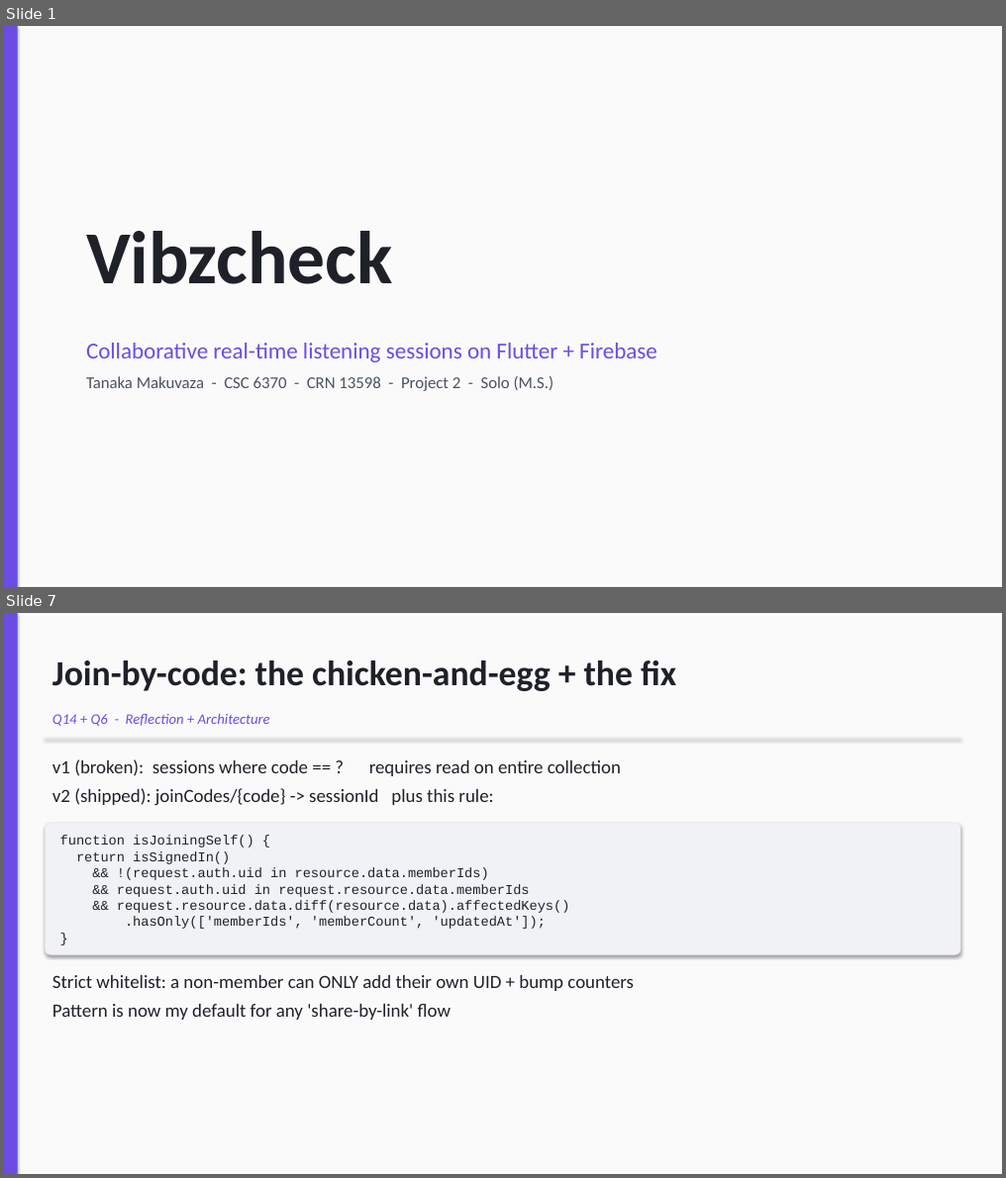
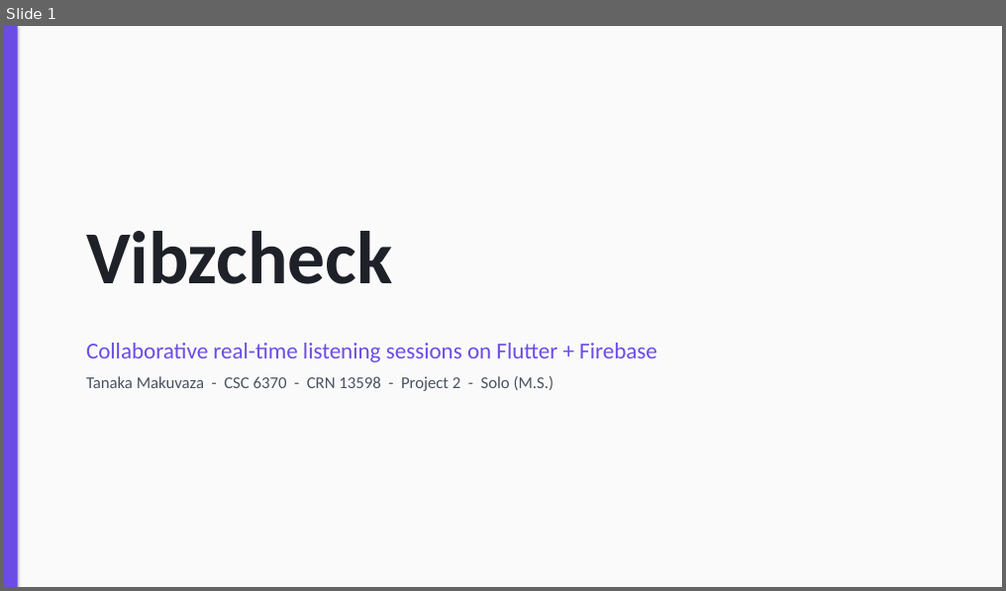
Before and after one commit to Tmaku18/vibzcheck-project2, a slide deck: submission/Vibzcheck_Presentation.pptx. Shown one above the other, each under a label of ours: slides 1 and 7 before the commit, slide 1 after it; the slides between them are not shown. The pictures are 1006x1178 and 1006x591 pixels, drawn with LibreOffice and Linux fonts; fonts in the diff are those of the drawing. Boxes give left, top, right and bottom in pixels: in the first picture for what was removed or moved away, otherwise in the second. Text is boxed around its words. In the diff, an @@ line names an element or a change of style, - is before the commit and + after.

Commit message:
docs(presentation): rewrite all slide text in plain conversational English while keeping important code examples (rules, transaction, index, error mapping)

```diff
--- a/submission/Vibzcheck_Presentation.pptx
+++ b/submission/Vibzcheck_Presentation.pptx
@@ slide 7 removed at (4, 613, 1002, 1174), background #FFFFFF @@
@@ rectangle removed at (4, 613, 1002, 1174) @@
@@ rectangle removed at (4, 613, 18, 1174) @@
@@ text removed at (53, 661, 676, 691) @@
-Join-by-code: the chicken-and-egg + the fix
@@ text removed at (53, 714, 270, 726) @@
-Q14 + Q6 - Reflection + Architecture
@@ line removed from (46, 738) to (960, 738) @@
@@ text removed at (53, 760, 621, 806) @@
-v1 (broken): sessions where code == ? requires read on entire collection
-v2 (shipped): joinCodes/{code} -> sessionId plus this rule:
@@ rounded rectangle removed at (46, 823, 960, 956) @@
-function isJoiningSelf() {
-return isSignedIn()
-&& !(request.auth.uid in resource.data.memberIds)
-&& request.auth.uid in request.resource.data.memberIds
-&& request.resource.data.diff(resource.data).affectedKeys()
-.hasOnly(['memberIds', 'memberCount', 'updatedAt']);
-}
@@ text removed at (53, 975, 634, 1020) @@
-Strict whitelist: a non-member can ONLY add their own UID + bump counters
-Pattern is now my default for any 'share-by-link' flow
```
Also in this commit, not shown: 11 slides changed, 6 slides added, 5 other slides removed, 1 other file.
